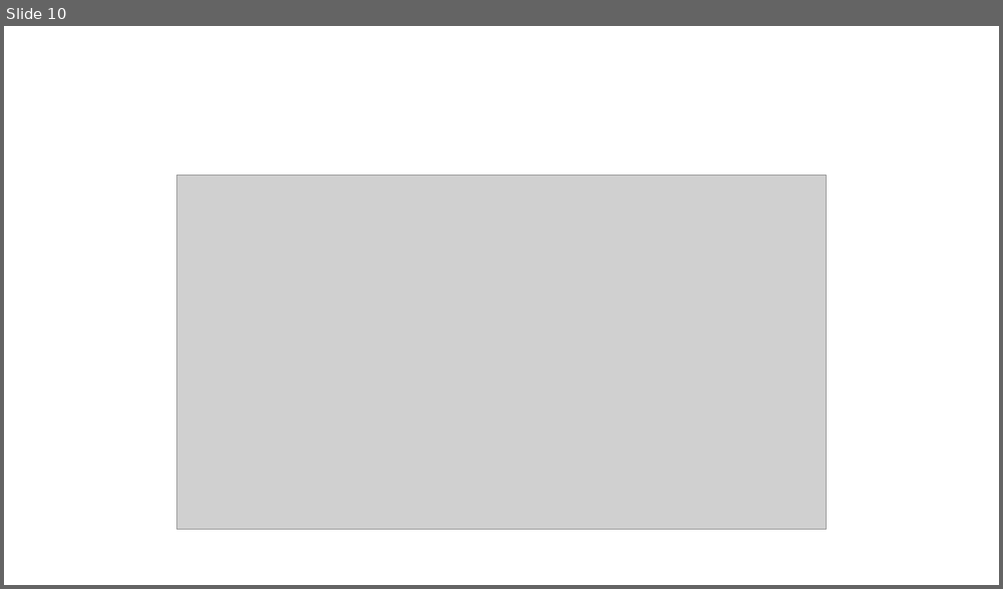
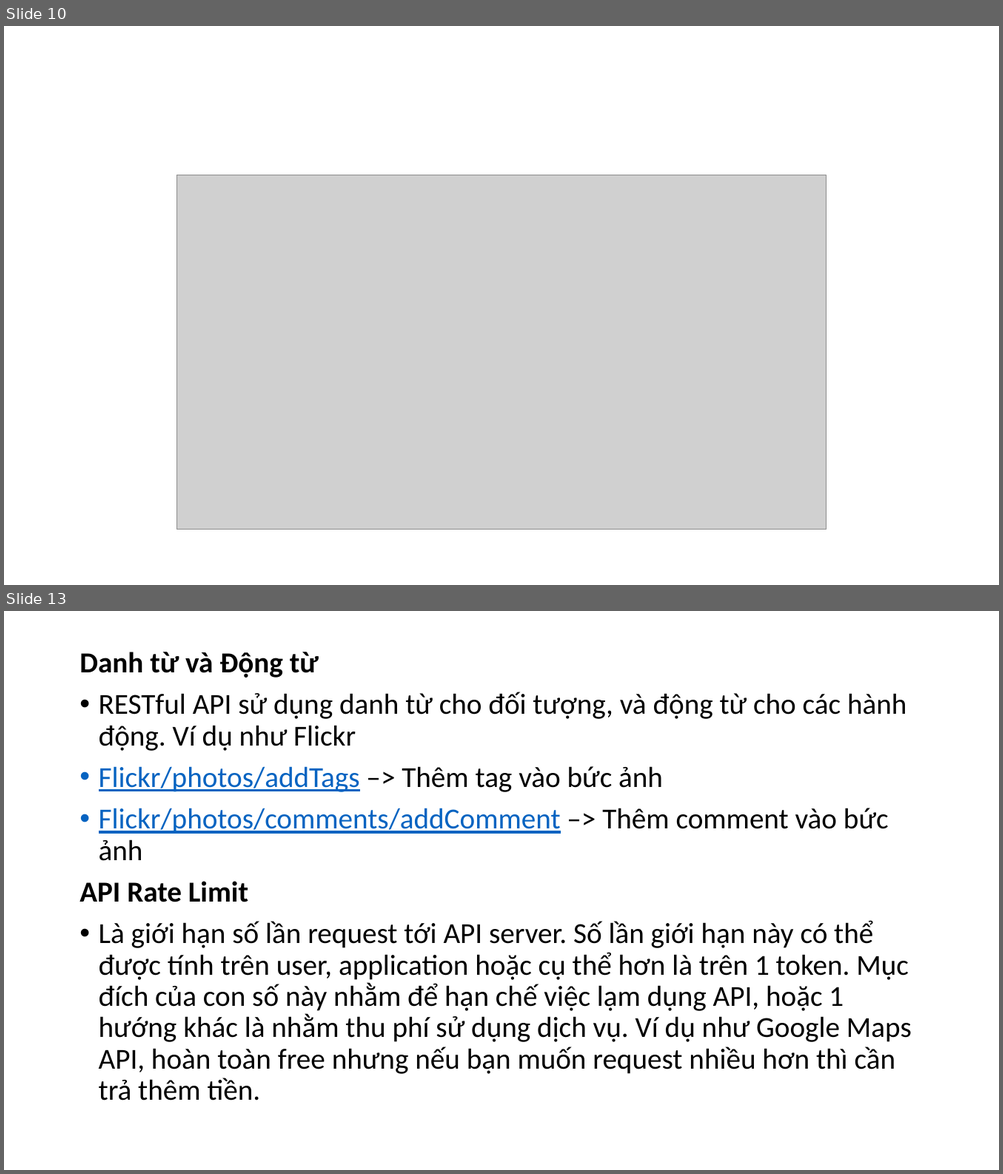
Before and after one commit to hoanghiep8921/t3h_demo, a slide deck: slide-t3h/Webservices.pptx. Shown one above the other, each under a label of ours: slide 10 before the commit, slides 10 and 13 after it; the slides between them are not shown. The pictures are 1003x589 and 1003x1174 pixels, drawn with LibreOffice and Linux fonts; fonts in the diff are those of the drawing; grey boxes stand for pictures. Boxes give left, top, right and bottom in pixels: in the first picture for what was removed or moved away, otherwise in the second. Text is boxed around its words. In the diff, an @@ line names an element or a change of style, - is before the commit and + after.

```diff
--- a/slide-t3h/Webservices.pptx
+++ b/slide-t3h/Webservices.pptx
@@ slide 13 added at <box>4,611,999,1170</box>, background #FFFFFF @@
@@ text added at <box>79,652,911,1101</box>, 28 pt, text #000000 @@
+Danh từ và Động từ
+• RESTful API sử dụng danh từ cho đối tượng, và động từ cho các hành động. Ví dụ như Flickr
+• Flickr/photos/addTags –> Thêm tag vào bức ảnh
+• Flickr/photos/comments/addComment –> Thêm comment vào bức ảnh
+API Rate Limit
+• Là giới hạn số lần request tới API server. Số lần giới hạn này có thể được tính trên user, application hoặc cụ thể hơn là trên 1 token. Mục đích của con số này nhằm để hạn chế việc lạm dụng API, hoặc 1 hướng khác là nhằm thu phí sử dụng dịch vụ. Ví dụ như Google Maps API, hoàn toàn free nhưng nếu bạn muốn request nhiều hơn thì cần trả thêm tiền.
```
Also in this commit, not shown: 3 slides changed, 11 other slides added, 1 slide removed, 2 other files.
